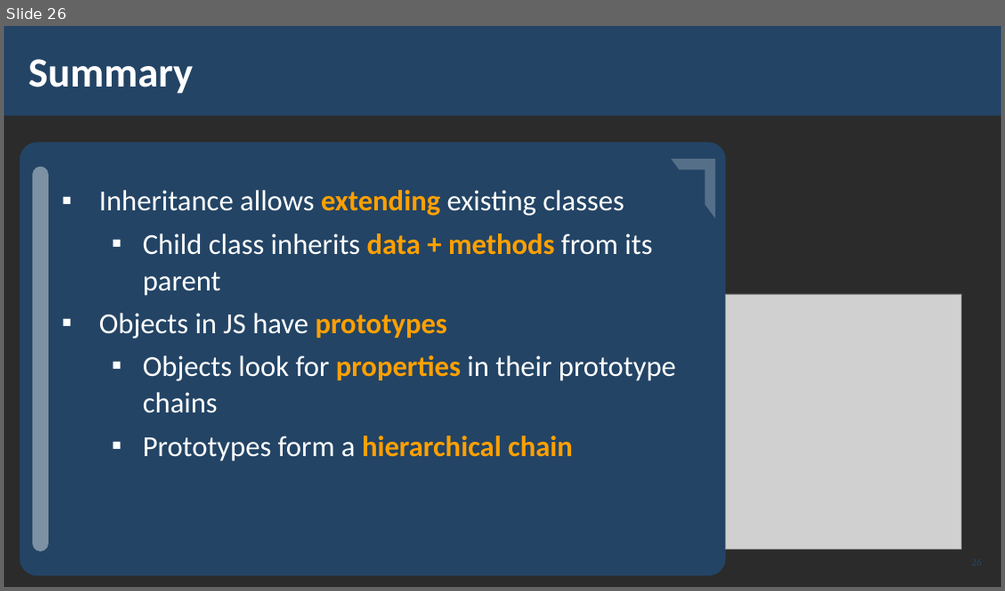
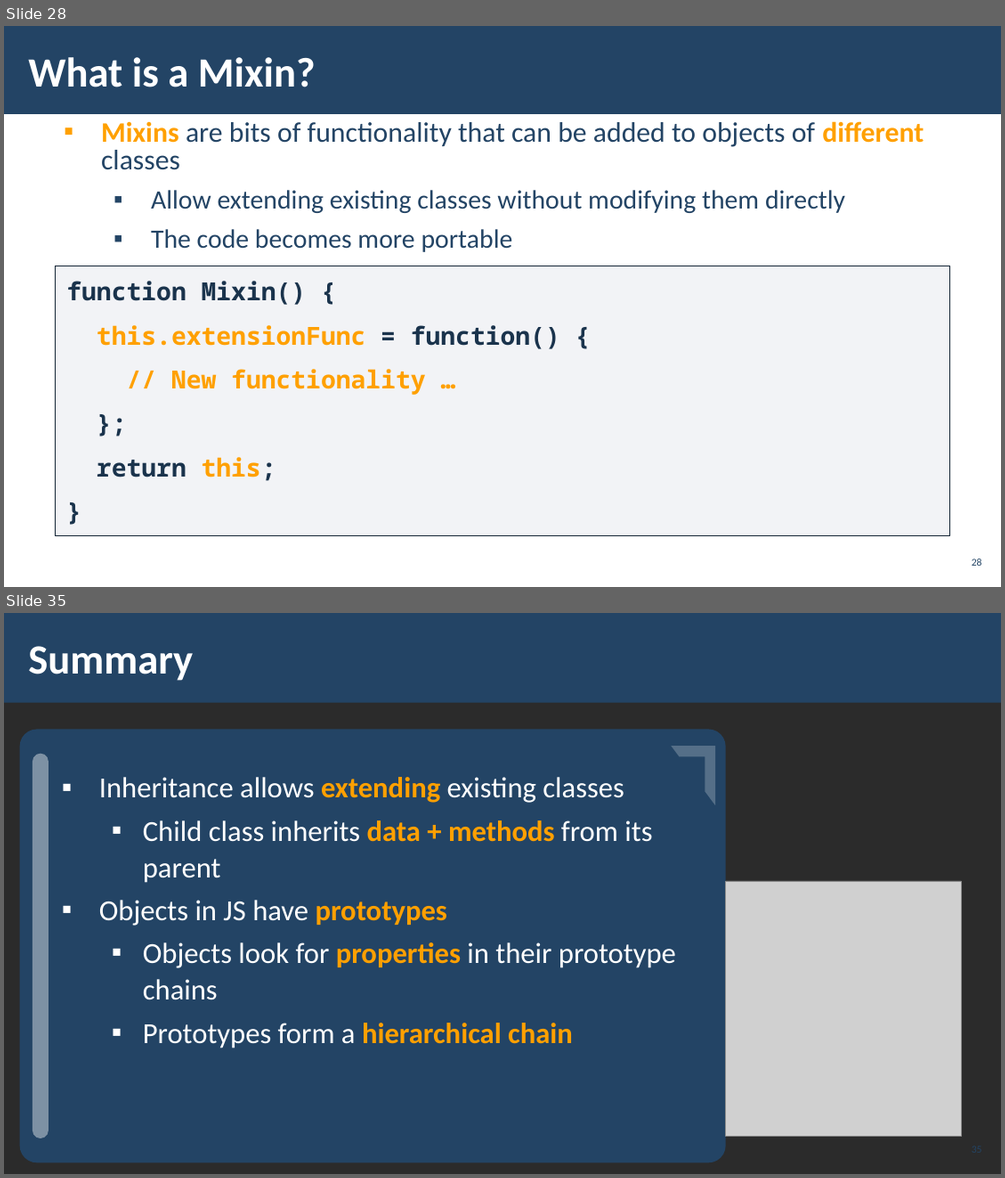
Before and after one commit to pirocorp/JS-Advanced, a slide deck: 06. PROTOTYPES AND INHERITANCE/06. JS-Advanced-Prototypes-and-Inheritance.pptx. Shown one above the other, each under a label of ours: slide 26 before the commit, slides 28 and 35 after it; the slides between them are not shown. The pictures are 1005x591 and 1005x1178 pixels, drawn with LibreOffice and Linux fonts; fonts in the diff are those of the drawing; grey boxes stand for pictures; background and template pictures are left out; a plain dark background stands for a picture behind light text. Boxes give left, top, right and bottom in pixels: in the first picture for what was removed or moved away, otherwise in the second. Text is boxed around its words. In the diff, an @@ line names an element or a change of style, - is before the commit and + after.

```diff
--- a/06. PROTOTYPES AND INHERITANCE/06. JS-Advanced-Prototypes-and-Inheritance.pptx
+++ b/06. PROTOTYPES AND INHERITANCE/06. JS-Advanced-Prototypes-and-Inheritance.pptx
@@ slide 28 added at [4, 26, 1001, 587], background picture (left out) @@
@@ rectangle added at [4, 26, 1001, 114], fill #234465 @@
@@ title added at [28, 57, 316, 87], 40 pt, text #FFFFFF, bold @@
+What is a Mixin?
@@ text added at [101, 121, 923, 252], 25.5 pt, text #234465 @@
+▪ Mixins are bits of functionality that can be added to objects of different classes
+  ▪ Allow extending existing classes without modifying them directly
+  ▪ The code becomes more portable
@@ rectangle added at [55, 266, 950, 536], fill #ADB4C3 at 15% opacity, outline #112233 1 pt, 24 pt, text #FFA000, bold @@
+function Mixin() {
+this.extensionFunc = function() {
+// New functionality …
+};
+return this;
+}
@@ page number added at [971, 558, 982, 565], 10 pt, text #234465 @@
+28
@@ what was slide 26 is now slide 35 @@
```
Also in this commit, not shown: 8 other slides added.
